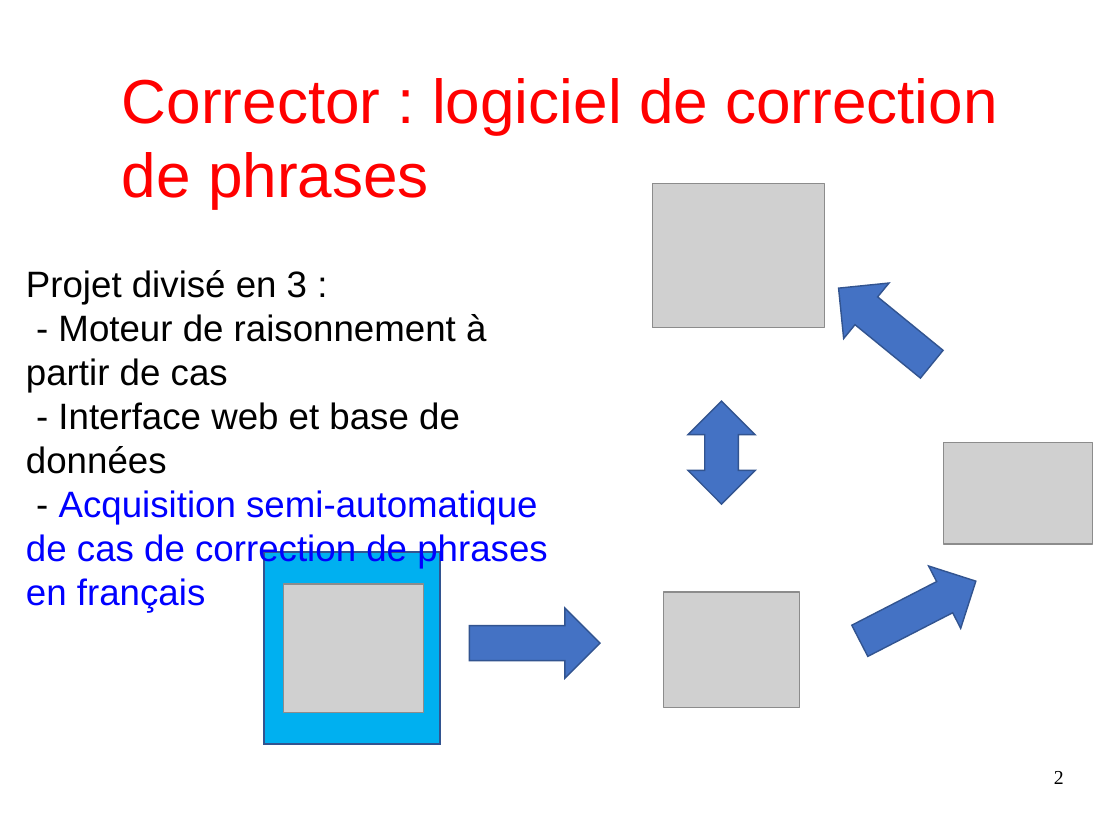
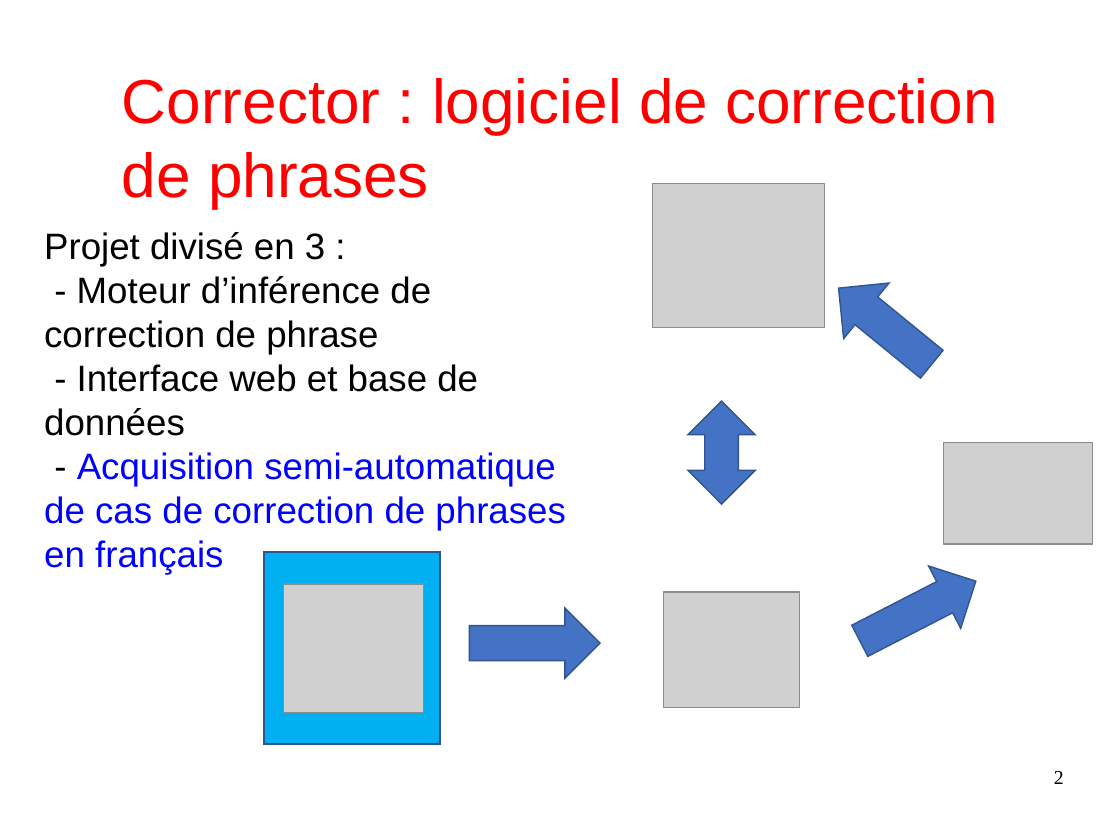
Before and after one commit to Sle3pingForest/StageL3, a slide deck: slide 2 of RapportDamien/presentation.odp. Drawn at 1120x840 pixels with LibreOffice and Linux fonts; fonts in the diff are those of the drawing; grey boxes stand for pictures. Boxes give left, top, right and bottom in pixels: in the first picture for what was removed or moved away, otherwise in the second. Text is boxed around its words. In the diff, an @@ line names an element or a change of style, - is before the commit and + after.

```diff
--- a/RapportDamien/presentation.odp
+++ b/RapportDamien/presentation.odp
@@ text "Projet divisé en 3 :": place and size @@
-text "Projet divisé en 3 :" at bbox=[26, 270, 547, 613]
+text "Projet divisé en 3 :" at bbox=[44, 232, 565, 574]
@@ text at bbox=[44, 276, 431, 354]: text changed @@
-- Moteur de raisonnement à partir de cas
+- Moteur d’inférence de correction de phrase
```
Also in this commit, not shown: 1 other slide changed, 2 other files.
